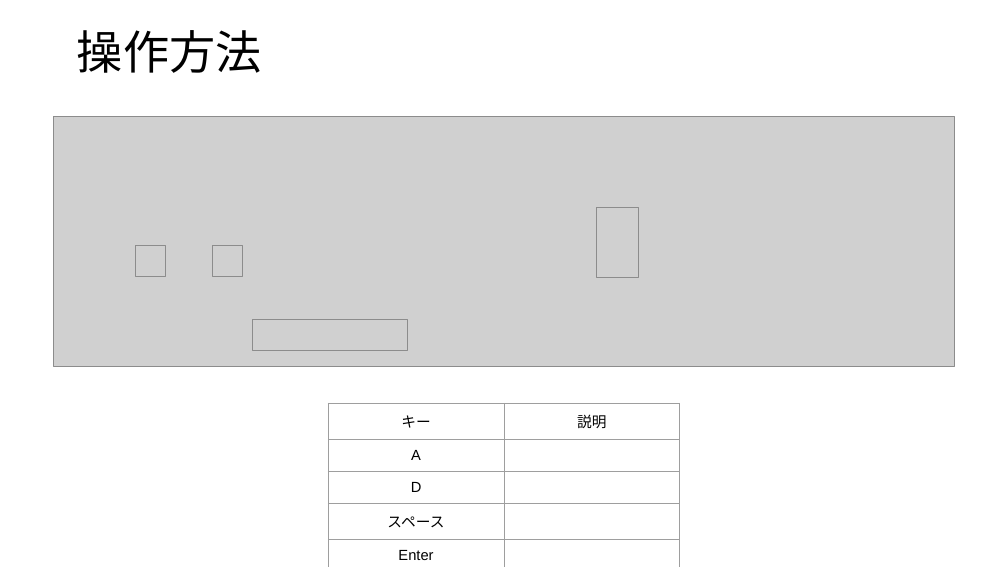
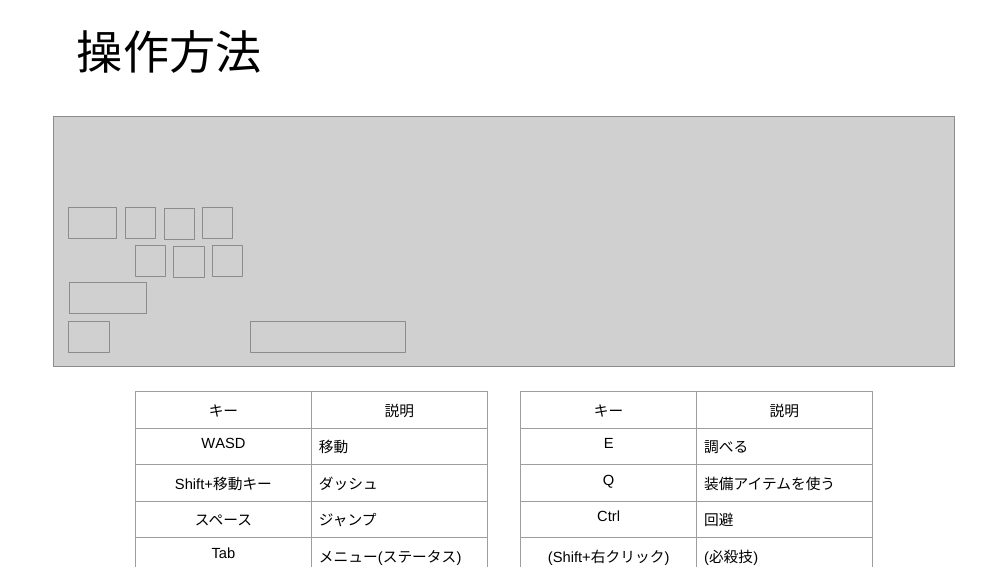
Before and after one commit to 2023Game/07Nakamoto, a slide deck: slide 4 of 3年後期/企画/ゲーム企画書_提出.pptx. Drawn at 1008x567 pixels with LibreOffice and Linux fonts; fonts in the diff are those of the drawing; grey boxes stand for pictures. Boxes give left, top, right and bottom in pixels: in the first picture for what was removed or moved away, otherwise in the second. Text is boxed around its words. In the diff, an @@ line names an element or a change of style, - is before the commit and + after.

```diff
--- a/3年後期/企画/ゲーム企画書_提出.pptx
+++ b/3年後期/企画/ゲーム企画書_提出.pptx
@@ picture added at bbox=[69, 207, 116, 238] @@
@@ picture added at bbox=[126, 207, 156, 238] @@
@@ picture added at bbox=[164, 209, 194, 240] @@
@@ picture added at bbox=[203, 207, 233, 238] @@
@@ picture: place and size @@
-picture at bbox=[597, 208, 637, 278]
+picture at bbox=[174, 246, 204, 277]
@@ picture added at bbox=[70, 282, 147, 313] @@
@@ picture added at bbox=[69, 321, 110, 352] @@
@@ table at bbox=[135, 392, 488, 567] @@
-row 2, column 1: A
+row 2, column 1: WASD
-row 2, column 2: 
+row 2, column 2: 移動
-row 3, column 1: D
+row 3, column 1: Shift+移動キー
-row 3, column 2: 
+row 3, column 2: ダッシュ
-row 4, column 2: 
+row 4, column 2: ジャンプ
-row 5, column 1: Enter
+row 5, column 1: Tab
-row 5, column 2: 
+row 5, column 2: メニュー(ステータス)
@@ table: place and size @@
-table at bbox=[328, 403, 681, 567]
+table at bbox=[135, 392, 488, 567]
@@ table added at bbox=[521, 392, 873, 567], 5 rows, 2 columns @@
+キー | 説明
+E | 調べる
+Q | 装備アイテムを使う
+Ctrl | 回避
+(Shift+右クリック) | (必殺技)
```
Also in this commit, not shown: 5 other slides changed, 6 slides added, 2 other files.
